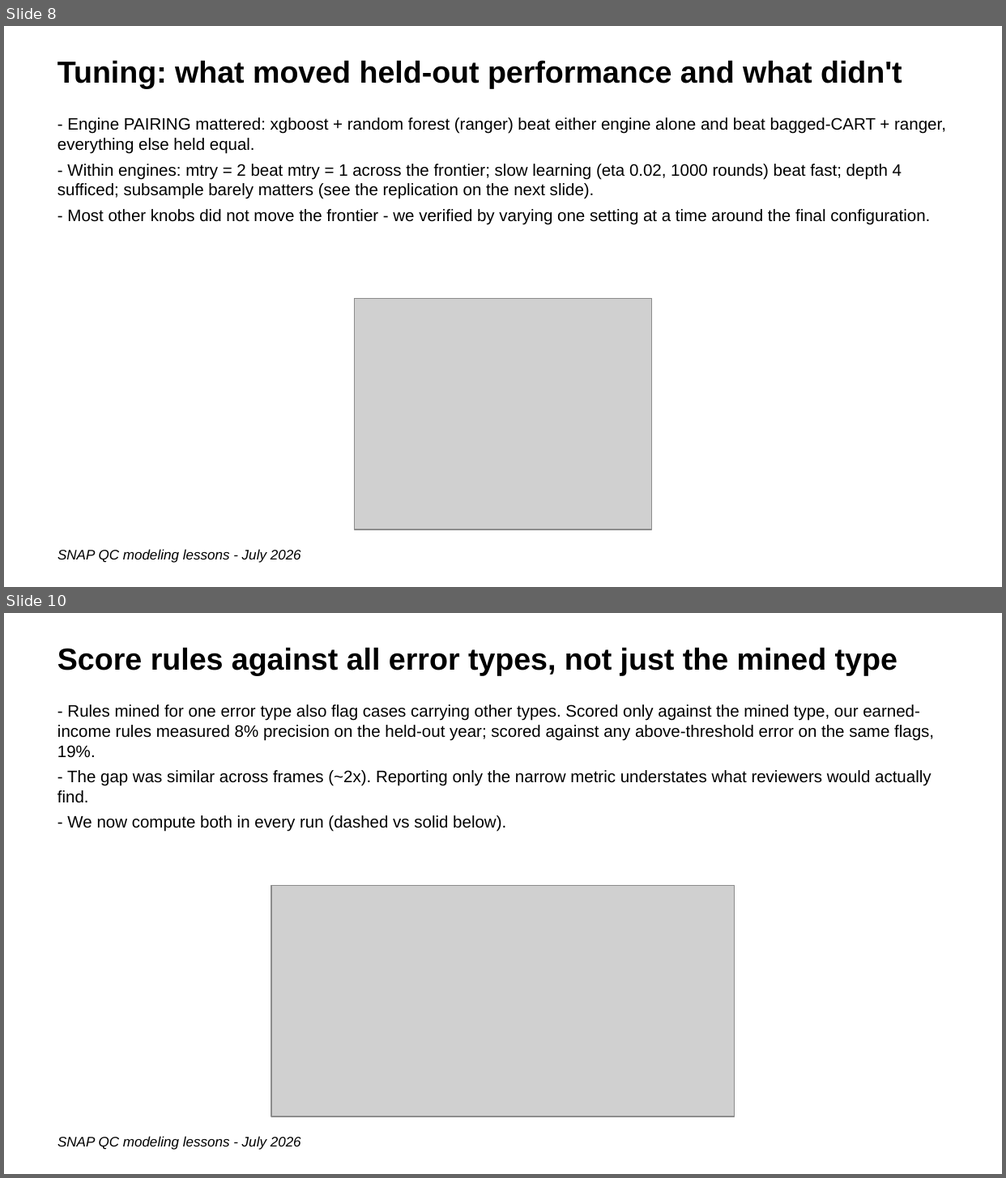
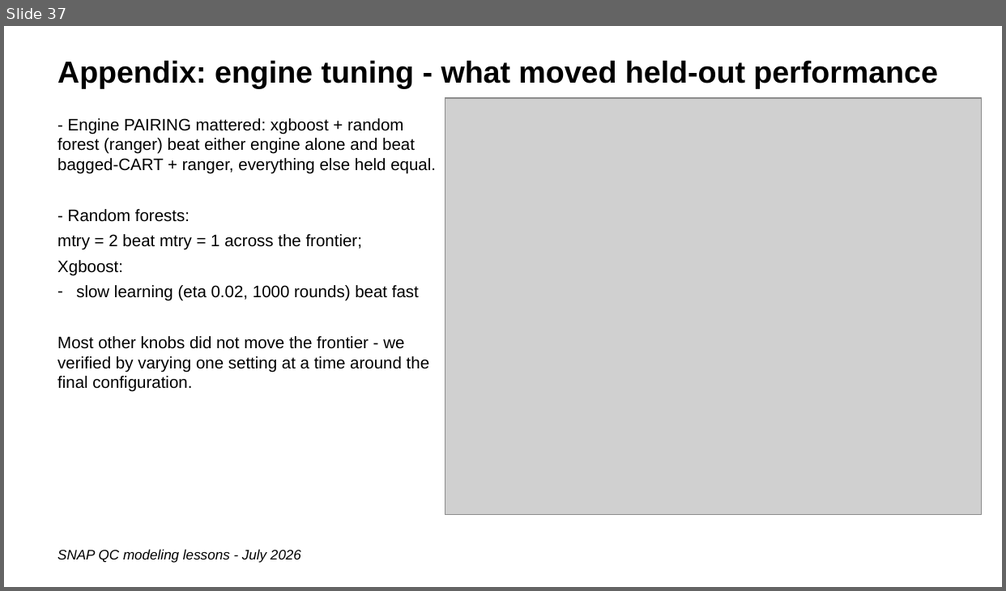
Before and after one commit to giannella/snap_qc, a slide deck: lessons_getting_more_signal_from_snap_qc_data.pptx. Shown one above the other, each under a label of ours: slides 8 and 10 before the commit, slide 37 after it; the slides between them are not shown. The pictures are 1006x1178 and 1006x591 pixels, drawn with LibreOffice and Linux fonts; fonts in the diff are those of the drawing; grey boxes stand for pictures. Boxes give left, top, right and bottom in pixels: in the first picture for what was removed or moved away, otherwise in the second. Text is boxed around its words. In the diff, an @@ line names an element or a change of style, - is before the commit and + after.

```diff
--- a/lessons_getting_more_signal_from_snap_qc_data.pptx
+++ b/lessons_getting_more_signal_from_snap_qc_data.pptx
@@ slide 10 removed at (4, 613, 1002, 1174), background #FFFFFF @@
@@ text removed at (57, 647, 897, 676) @@
-Score rules against all error types, not just the mined type
@@ text removed at (57, 705, 934, 832) @@
-- Rules mined for one error type also flag cases carrying other types. Scored only against the mined type, our earned-income rules measured 8% precision on the held-out year; scored against any above-threshold error on the same flags, 19%.
-- The gap was similar across frames (~2x). Reporting only the narrow metric understates what reviewers would actually find.
-- We now compute both in every run (dashed vs solid below).
@@ picture removed at (271, 885, 735, 1117) @@
@@ text removed at (57, 1136, 301, 1150) @@
-SNAP QC modeling lessons - July 2026
@@ what was slide 8 is now slide 37 @@
@@ slide 37 changed as well @@
@@ text at (57, 60, 938, 89): text changed @@
-Tuning: what moved held-out performance and what didn't
+Appendix: engine tuning - what moved held-out performance
@@ picture added at (445, 98, 981, 515) @@
@@ text at (57, 118, 436, 174): less space between paragraphs @@
@@ text at (57, 209, 430, 392): text changed @@
-- Within engines: mtry = 2 beat mtry = 1 across the frontier; slow learning (eta 0.02, 1000 rounds) beat fast; depth 4 sufficed; subsample barely matters (see the replication on the next slide).
-- Most other knobs did not move the frontier - we verified by varying one setting at a time around the final configuration.
+- Random forests:
+mtry = 2 beat mtry = 1 across the frontier;
+Xgboost:
+– slow learning (eta 0.02, 1000 rounds) beat fast
+Most other knobs did not move the frontier - we verified by varying one setting at a time around the final configuration.
@@ picture removed at (354, 298, 652, 530) @@
```
Also in this commit, not shown: 11 other slides changed, 32 slides added, 14 other slides removed.
